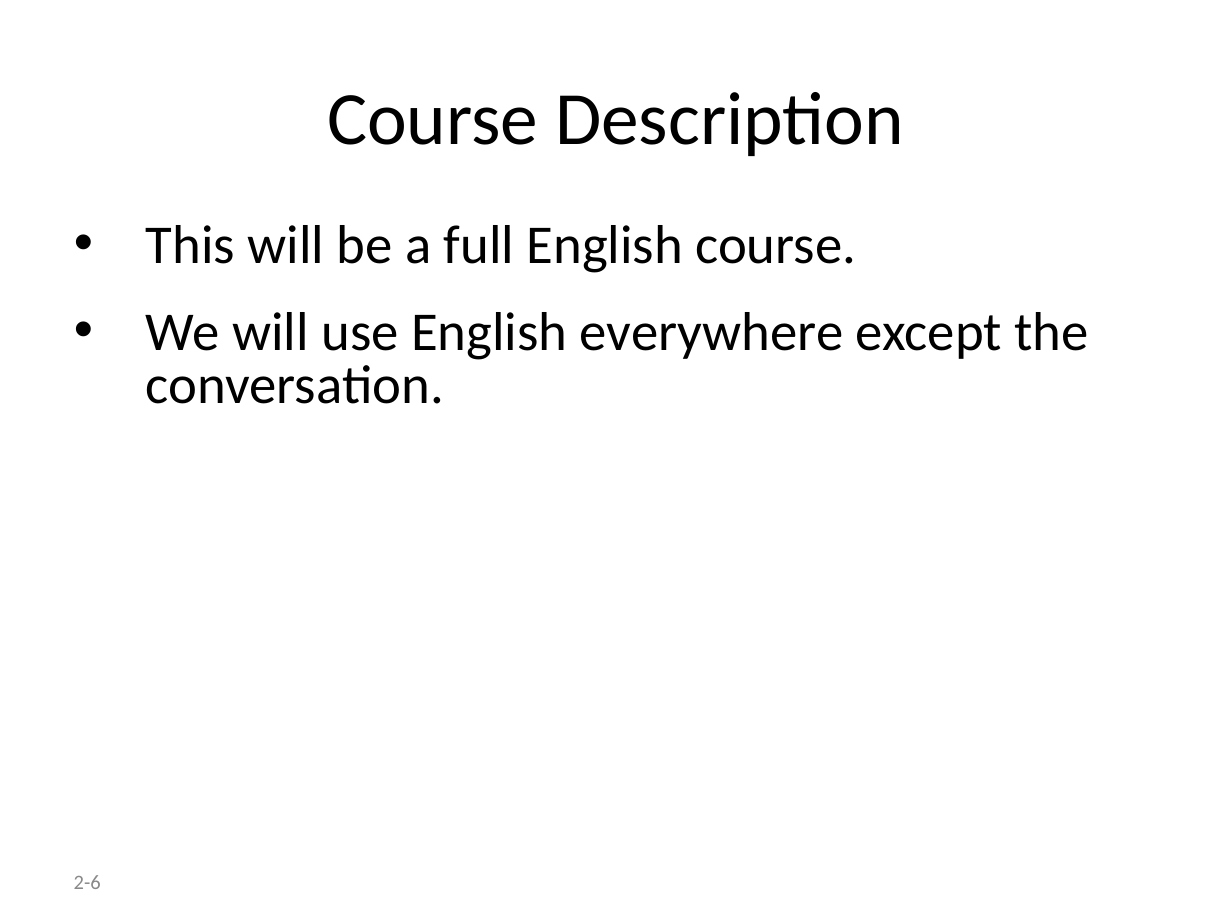
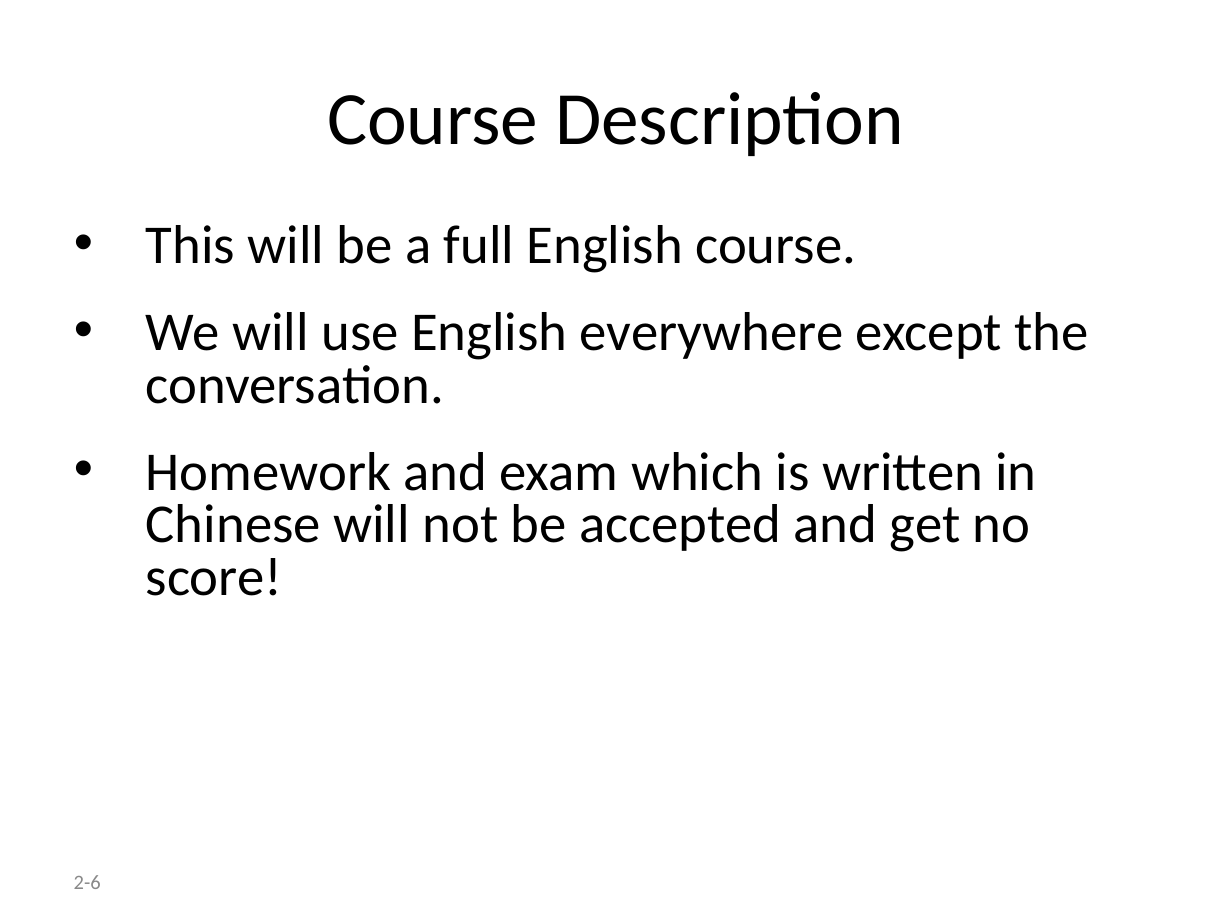
Before and after one commit to hehemin/bayeswhu.github.io, a slide deck: slide 6 of teaching/trade/Introduction.ppt. Drawn at 1232x924 pixels with LibreOffice and Linux fonts; fonts in the diff are those of the drawing. Boxes give left, top, right and bottom in pixels: in the first picture for what was removed or moved away, otherwise in the second. Text is boxed around its words. In the diff, an @@ line names an element or a change of style, - is before the commit and + after.

```diff
--- a/teaching/trade/Introduction.ppt
+++ b/teaching/trade/Introduction.ppt
@@ text at box(146, 452, 1036, 596): paragraph added @@
+• Homework and exam which is written in Chinese will not be accepted and get no score!
```
Also in this commit, not shown: 1 slide added.
